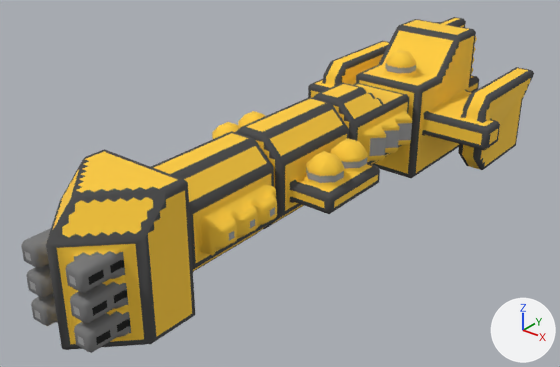
One commit to the OBJ model src/jsMain/resources/meshes/mechyrdia-5-earth-class.obj: the scene before it, then after it.
Both versions are drawn from a 50 mm lens placed at (65.6, -89.3, 59.3), pointed at (-2.1, -4.6, 6.8). Arrows for +X, +Y and +Z are at lower right; the lights stay in place. Where no turn or scale is listed for an object, it has been applied to the vertices.

The first picture shows 'mechyrdia-5-earth-class'.
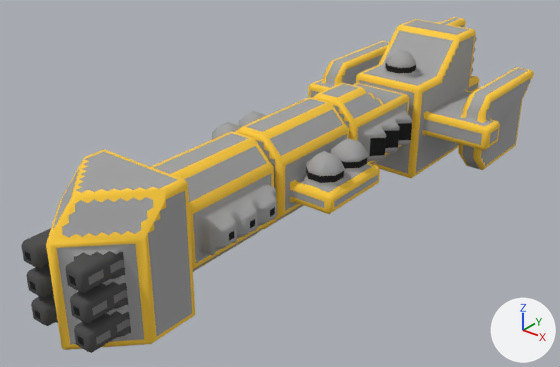
The newer file is also turned or shifted as a whole; pictures and numbers use the older file's frame.

Changed parts and their boxes (x1, y1, x2, y2) in the pictures (560 x 367 px; the box of a moved part takes in the faces that stretch with it):
part 1 of me_mechyrdia_5_earth_class, cut back: before (59, 159, 151, 350); after (89, 197, 153, 280)
part 2 of me_mechyrdia_5_earth_class, moved or reshaped: before (227, 43, 459, 184); after (305, 36, 460, 184)
part 3 of me_mechyrdia_5_earth_class, surface changed: (21, 17, 534, 353) in both

Edits to the bpy script that builds the scene:
```text
Change me_mechyrdia_5_earth_class:
    used by ob_mechyrdia_5_earth_class; location = (0.0, 0.0, 0.0)
    remove me_mechyrdia_5_earth_class.from_pydata(...)  # 2927 vertices, 5405 faces; spans x -18.5..18.5, y -48.0..48.0, z 0.0..23.0
    add me_mechyrdia_5_earth_class.from_pydata(...)  # 2910 vertices, 5382 faces; spans x -18.5..18.5, y -48.0..48.0, z 0.0..23.0
    me_mechyrdia_5_earth_class part 1: 3 vertices moved from x -3.7..3.5, y -44.5, z 7.2..11.7 to x -4.0..4.5, y -44.3..-43.5, z 7.2..11.7; 15 vertices removed from x -6.0..5.0, y -47.0..-37.5, z 2.5..21.0; 3 vertices added at x -4.8..6.7, y -44.5..-38.3, z 7.2..19.5
    me_mechyrdia_5_earth_class part 2: 14 vertices removed from x -16.0..8.0, y -10.5..44.5, z 1.5..20.5; 9 vertices added at x -10.5..10.5, y -10.0..31.5, z 9.5..18.5
    me_mechyrdia_5_earth_class part 3: 4754 kept faces spanning x -18.5..18.5, y -48.0..48.0, z 0.0..23.0 get new texture (UV) coordinates
```
